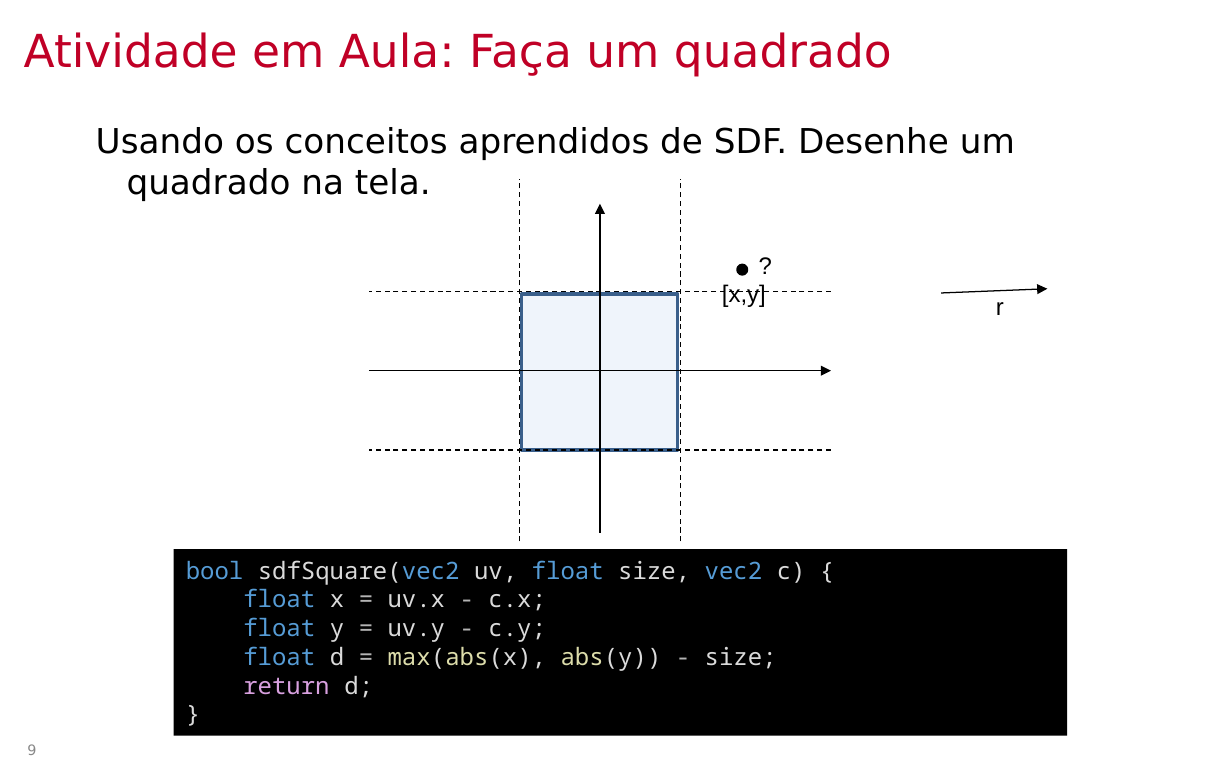
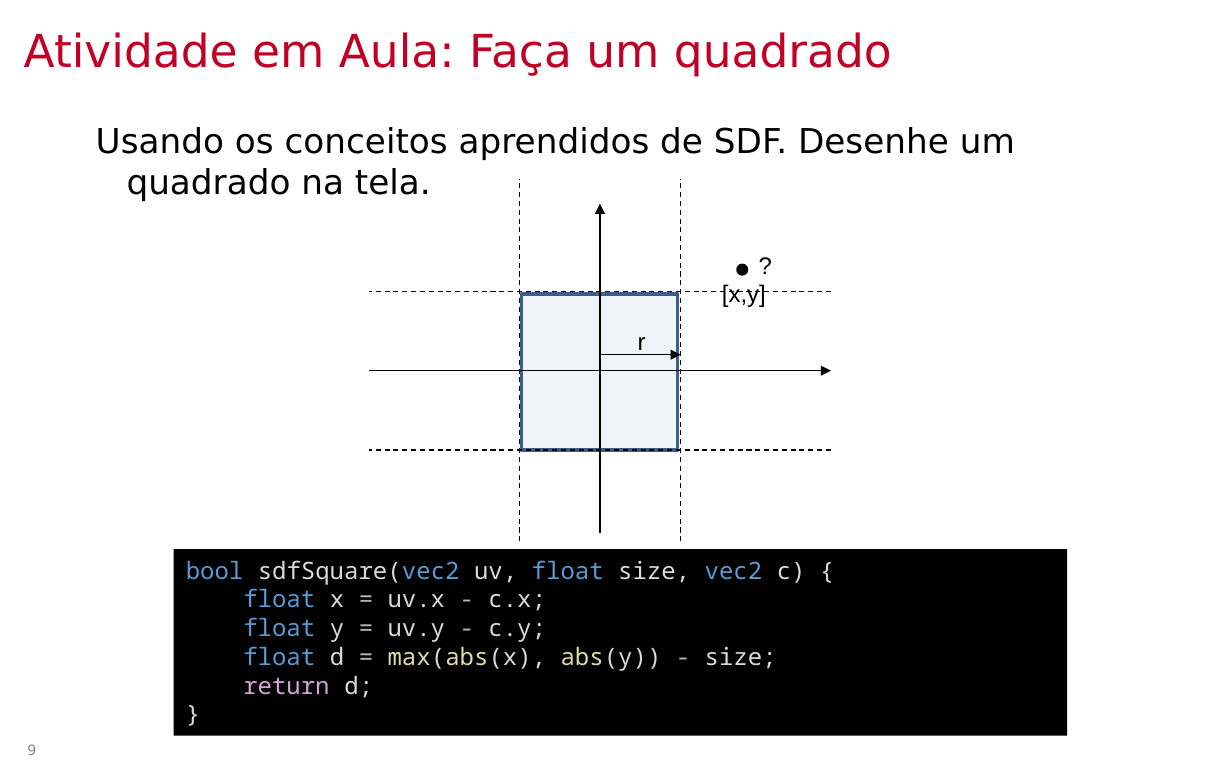
Before and after one commit to lpsoares/ComputacaoGrafica, a slide deck: slide 9 of content/aulas/21-sdf/aula21_sdf.pptx. Drawn at 1232x770 pixels with LibreOffice and Linux fonts; fonts in the diff are those of the drawing; background and template pictures are left out. Boxes give left, top, right and bottom in pixels: in the first picture for what was removed or moved away, otherwise in the second. Text is boxed around its words. In the diff, an @@ line names an element or a change of style, - is before the commit and + after.

Commit message:
aula 21

```diff
--- a/content/aulas/21-sdf/aula21_sdf.pptx
+++ b/content/aulas/21-sdf/aula21_sdf.pptx
@@ text "r" rewrapped from (996,302,1004,315) to (638,337,646,355) @@
@@ arrow moved from (941, 293) - (1047, 288) to (600, 355) - (681, 355) @@
```
Also in this commit, not shown: 3 other slides changed, 8 slides added, 5 other files.
